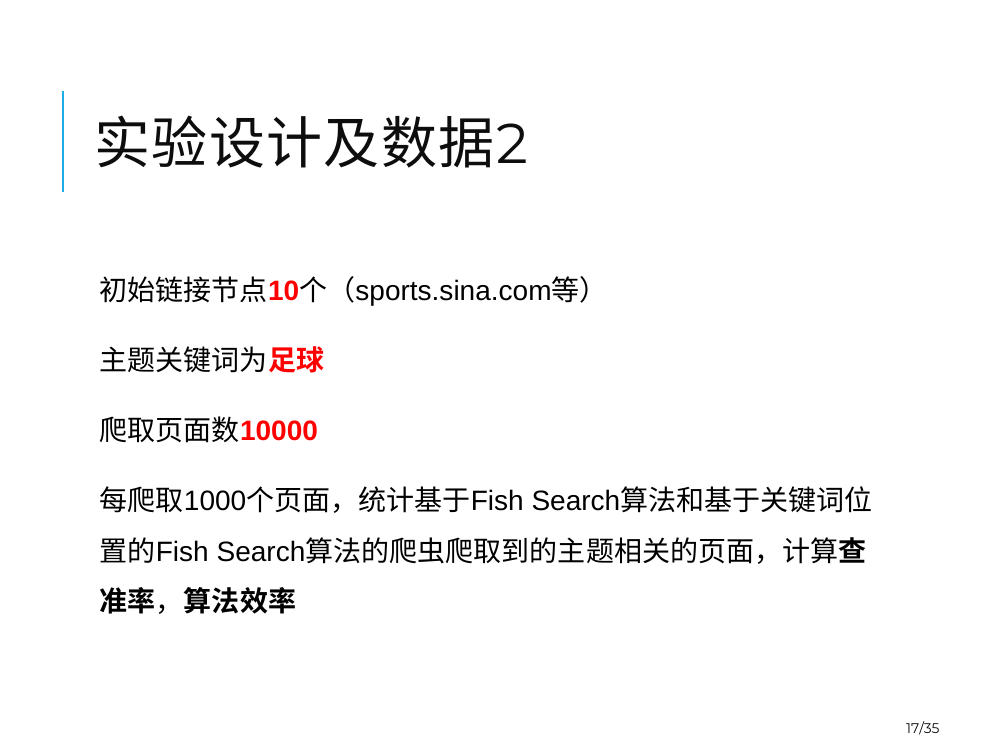
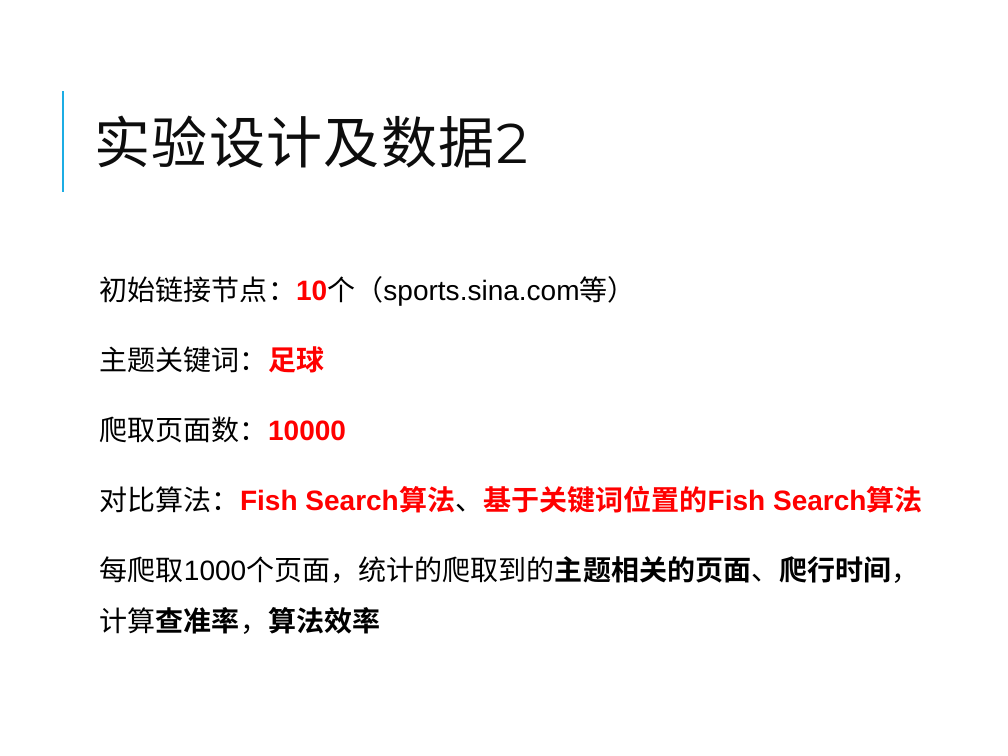
Before and after one commit to winniehajing/paper, a slide deck: slide 17 of 2012223040119-Defense-20150515-goahead.pptx. Drawn at 1008x756 pixels with LibreOffice and Linux fonts; fonts in the diff are those of the drawing. Boxes give left, top, right and bottom in pixels: in the first picture for what was removed or moved away, otherwise in the second. Text is boxed around its words. In the diff, an @@ line names an element or a change of style, - is before the commit and + after.

```diff
--- a/2012223040119-Defense-20150515-goahead.pptx
+++ b/2012223040119-Defense-20150515-goahead.pptx
@@ text at [100,276,923,634]: text changed @@
-  初始链接节点10个（sports.sina.com等）
-  主题关键词为足球
-  爬取页面数10000
-  每爬取1000个页面，统计基于Fish Search算法和基于关键词位置的Fish Search算法的爬虫爬取到的主题相关的页面，计算查准率，算法效率
+  初始链接节点：10个（sports.sina.com等）
+  主题关键词：足球
+  爬取页面数：10000
+  对比算法：Fish Search算法、基于关键词位置的Fish Search算法
+  每爬取1000个页面，统计的爬取到的主题相关的页面、爬行时间，计算查准率，算法效率
@@ page number removed at [906,721,940,735] @@
-17/35
```
Also in this commit, not shown: 45 other slides changed, 3 other files.
